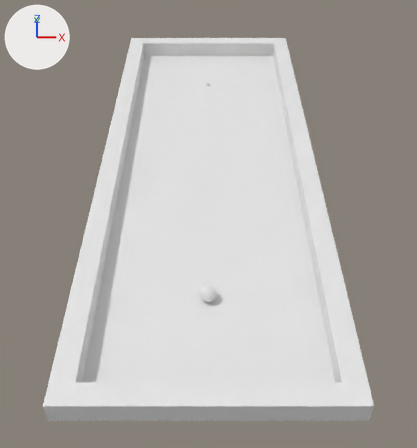
The Blender file scenes/Levels/lvl1.blend, before and after one commit.
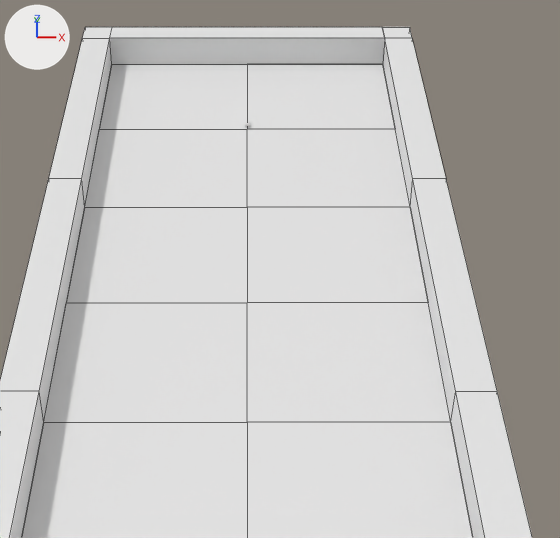
Each version appears first whole from a 50 mm lens placed at (0.0, -3.49, 3.95), pointed at (0.0, 1.76, -0.64), and next in a close-up on the part from 22% to 86% of the width and 6% to 63% of the height. The axes (+X, +Y, +Z) are drawn at upper left. The lights are the same throughout. The close-ups show mesh edges as thin lines.

The first close-up shows 'Ground', 'Wall.002', 'Wall.003', 'Wall.004'.
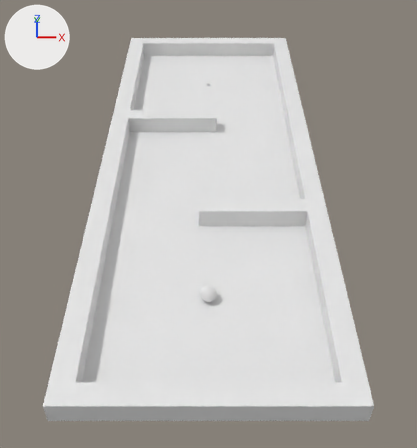
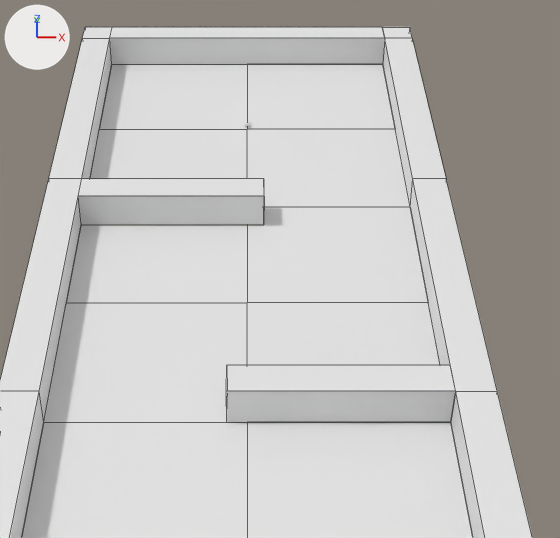
The change, as a list of edits to the scene's bpy script:
```text
Add me_wall_005:
    me_wall_005.from_pydata([(-1.0, 5.0, 0.0), (0.1, 5.0, 0.2), (-1.0, 5.0, 0.2), (0.1, 5.0, 0.0), (0.1, 5.2, 0.2), (-1.0, 5.2, 0.2), (0.1, 5.2, 0.0), (-1.0, 5.2, 0.0)], [], [(1, 2, 0, 3), (2, 1, 4, 5), (5, 4, 6, 7), (2, 5, 7, 0)])
Add me_wall_001:
    me_wall_001.from_pydata([(-1.0, 5.0, 0.0), (0.1, 5.0, 0.2), (-1.0, 5.0, 0.2), (0.1, 5.0, 0.0), (0.1, 5.2, 0.2), (-1.0, 5.2, 0.2), (0.1, 5.2, 0.0), (-1.0, 5.2, 0.0)], [], [(1, 2, 0, 3), (2, 1, 4, 5), (5, 4, 6, 7), (1, 3, 6, 4)])
Add ob_wall_005:
    ob_wall_005 = bpy.data.objects.new('Wall.005', me_wall_005)
    ob_wall_005.location = (0.9, -4.0, 0.0)
Add ob_wall_001:
    ob_wall_001 = bpy.data.objects.new('Wall.001', me_wall_001)
    ob_wall_001.location = (0.0, -2.2, 0.0)
```

Pixel boxes [x1, y1, x2, y2] of what changed, in the close-ups (560 x 538 px):
'Wall.005', added
    after: [226, 365, 456, 423]
'Wall.001', added
    after: [78, 179, 264, 225]
